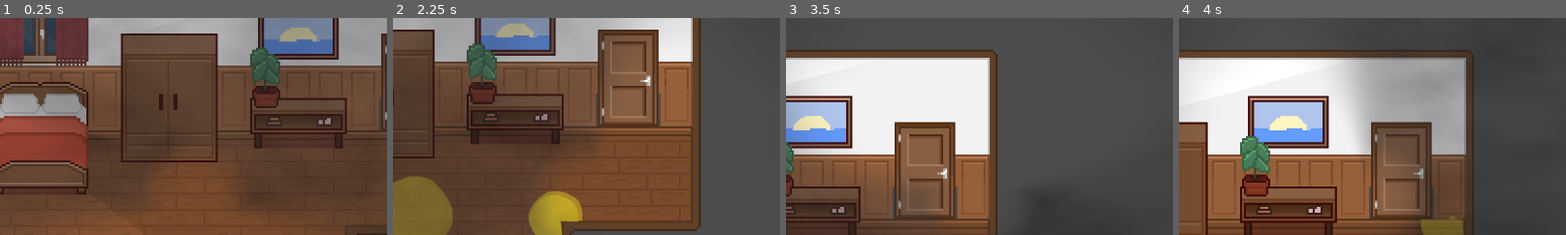
Above: before the commit, frames 1-4 (left to right).
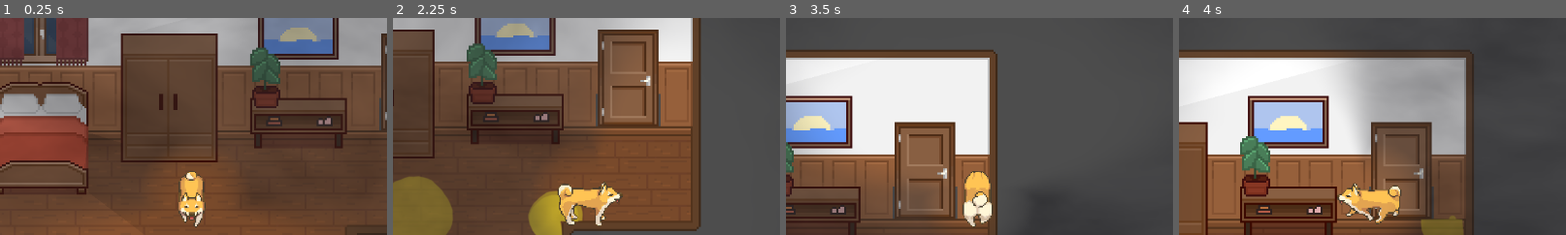
Above: after the commit, the same moments.

Repository: ethantheb/jammers
Game: Godot game, scene res://scenes/bedroom.tscn
Two runs of this game, one before a commit and one after it. Both use one fixed random seed, a clock stepped at 60 frames per second and the inputs below.
Inputs (mouse positions are % of the whole screen's width and height, from its top left):
- Up to frame 1 (0.25 s): no input
- Up to frame 2 (2.25 s): tap Enter at 0.5 s; move the mouse to (72, 45) at 0.52 s; hold Right (ui_right) 0.53-1.28 s; hold Q 0.53-1.28 s; click (72, 45) at 0.67 s; move the mouse to (30, 55) at 1.27 s; hold Down (ui_down) 1.28-2.03 s; tap Q at 1.35 s; move the mouse to (60, 28) at 2.02 s; hold Right (ui_right) from 2.03 s (still down); hold Q from 2.03 s (still down)
- Up to frame 3 (3.5 s): move the mouse to (45, 70) at 2.77 s; release Right (ui_right) at 2.78 s; release Q at 2.78 s; hold Up (ui_up) from 2.78 s (still down); tap Q at 2.85 s; click (45, 70) at 2.92 s
- Up to frame 4 (4 s): move the mouse to (80, 65) at 3.52 s; release Up (ui_up) at 3.53 s; hold Left (ui_left) from 3.53 s (still down); hold Q from 3.53 s (still down)
The pictures show only the part of the screen within x 25-75%, y 8-58%; the shares and areas given below are measured in that part.

The runs differ from the first frame. In frame 1, 1.3% of the frame differs, in the area x 46-54%, y 70-97%; in frame 2, 1.8%, in the area x 42-60%, y 75-96%; in frame 3, 1.5%; in frame 4, 1.8%.

Commit message:
dog is back

Diff:
--- a/scripts/player.gd
+++ b/scripts/player.gd
@@ -24,6 +24,9 @@
 const STEP_SOUND_PATH = "res://assets/sfx/footsteps_wood.mp3"
 const PUDDLE_STEP_SOUND_PATH = "res://assets/sfx/puddle_step.wav"
 const PISS_SOUND_PATH = "res://assets/sfx/piss.wav"
+const DOG_SPRITE_SHEET_PATH = "res://assets/dogpisser/shibainu.png"
+const DOG_FRAME_WIDTH = 64
+const DOG_FRAME_HEIGHT = 48
 
 @onready var shadow = get_node_or_null("Shadow")
 @onready var body = $Body
@@ -70,6 +73,7 @@
 var _trackpad_scroll_accumulator: float = 0.0
 
 func _ready() -> void:
+	_ensure_dog_sprite_frames()
 	set_dog_mode(dog_mode)
 	set_transparent_mode(transparent_mode)
 	_ensure_pee_action()
@@ -90,13 +94,17 @@
 	if is_sleeping:
 		return
 	if dog_mode and dog:
-		dog.play("dog_" + animation)
+		var dog_animation := "dog_" + animation
+		if dog.sprite_frames and dog.sprite_frames.has_animation(dog_animation):
+			dog.play(dog_animation)
+			return
 		return
 	body.play(animation)
 	head.play(animation)
 
 func set_dog_mode(enabled: bool) -> void:
 	dog_mode = enabled
+	_ensure_dog_sprite_frames()
 	body.visible = not enabled
 	head.visible = not enabled
 	if dog:
@@ -108,6 +116,55 @@
 	RenderingServer.viewport_set_transparent_background(_rid, enabled)
 	get_tree().get_root().set_transparent_background(enabled)
 	DisplayServer.window_set_flag(DisplayServer.WINDOW_FLAG_TRANSPARENT, enabled)
+
+func _ensure_dog_sprite_frames() -> void:
+	if dog == null:
+		return
+
+	var frames: SpriteFrames = dog.sprite_frames
+	if frames != null and frames.has_animation("dog_idle_down"):
+		return
+
+	var sprite_sheet := load(DOG_SPRITE_SHEET_PATH) as Texture2D
+	if sprite_sheet == null:
+		push_warning("Dog sprite sheet missing at %s" % DOG_SPRITE_SHEET_PATH)
+		return
+
+	frames = SpriteFrames.new()
+	var directions := {
+		"down": 0,
+		"left": 1,
+		"right": 2,
+		"up": 3,
+	}
+	var states := {
+		"idle": 0.0,
+		"walk": 20.0,
+		"run": 40.0,
+	}
+
+	for state_name in states.keys():
+		var speed := float(states[state_name])
+		for direction_name in directions.keys():
+			var row := int(directions[direction_name])
+			var animation_name := "dog_%s_%s" % [state_name, direction_name]
+			frames.add_animation(animation_name)
+			frames.set_animation_speed(animation_name, speed)
+			frames.set_animation_loop(animation_name, false)
+
+			for col in 3:
+				var atlas := AtlasTexture.new()
+				atlas.atlas = sprite_sheet
+				atlas.region = Rect2(
+					float(col * DOG_FRAME_WIDTH),
+					float(row * DOG_FRAME_HEIGHT),
+					float(DOG_FRAME_WIDTH),
+					float(DOG_FRAME_HEIGHT)
+				)
+				frames.add_frame(animation_name, atlas, 1.0)
+
+	dog.sprite_frames = frames
+	dog.animation = &"dog_idle_down"
 
 func _physics_process(delta: float) -> void:
 	if is_sleeping:
